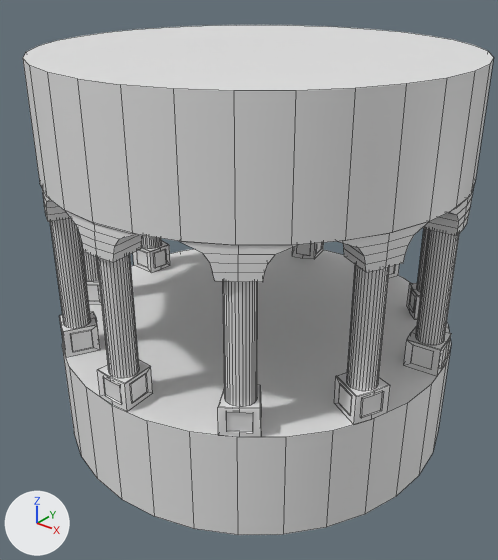
Two versions of the FBX model Assets/Models/tower/Module Tour5.fbx, one commit apart.
The view is the same before and after, from a 50 mm camera at (-644.9, 192.6, 40.1) aimed at (-663.8, 216.2, 25.5). The axes (+X, +Y, +Z) are drawn at lower left. The lights are the same throughout. Mesh edges are drawn as thin lines. Where no turn or scale is listed for an object, it has been applied to the vertices.
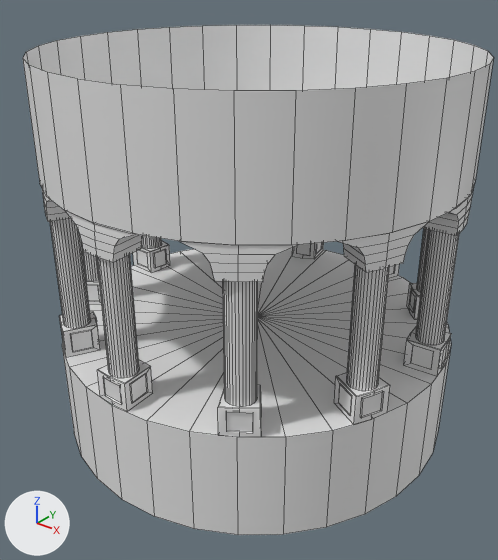
What differs and where, as boxes (x1, y1, x2, y2) in the pictures (498 x 560 px):
part 1 of me_cube_017, built on
    both: (62, 247, 451, 437)
part 2 of me_cube_017, deleted
    before: (23, 25, 494, 91)

The edits, one by one:
me_cube_017 is used by ob_cube_070; location (-664.0, 217.0, 23.97).
me_cube_017 had 1756 vertices, 1144 faces and spanned x -9.6..9.6, y -9.6..9.6, z -6.0..12.2.
me_cube_017 now has 1758 vertices, 1206 faces and spans x -9.6..9.6, y -9.6..9.6, z -6.0..12.2.
Part 1, on me_cube_017:
1 face is deleted.
1 vertex is added at (0.0, 0.0, -1.0).
32 new faces join them.
Part 2, on me_cube_017:
1 face is deleted.
